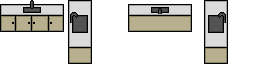
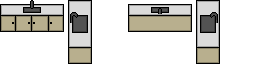
Layers edited between the first and the second 256px x 64px image:
painted on "Background" over [196, 0, 228, 64]
